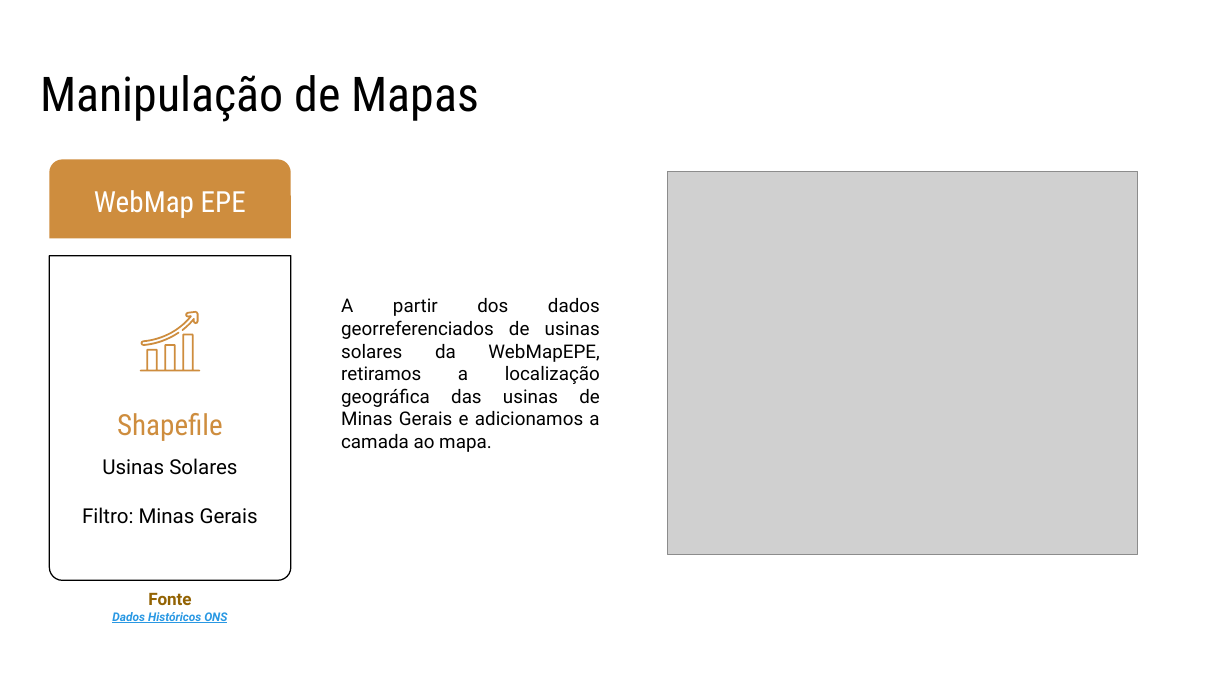
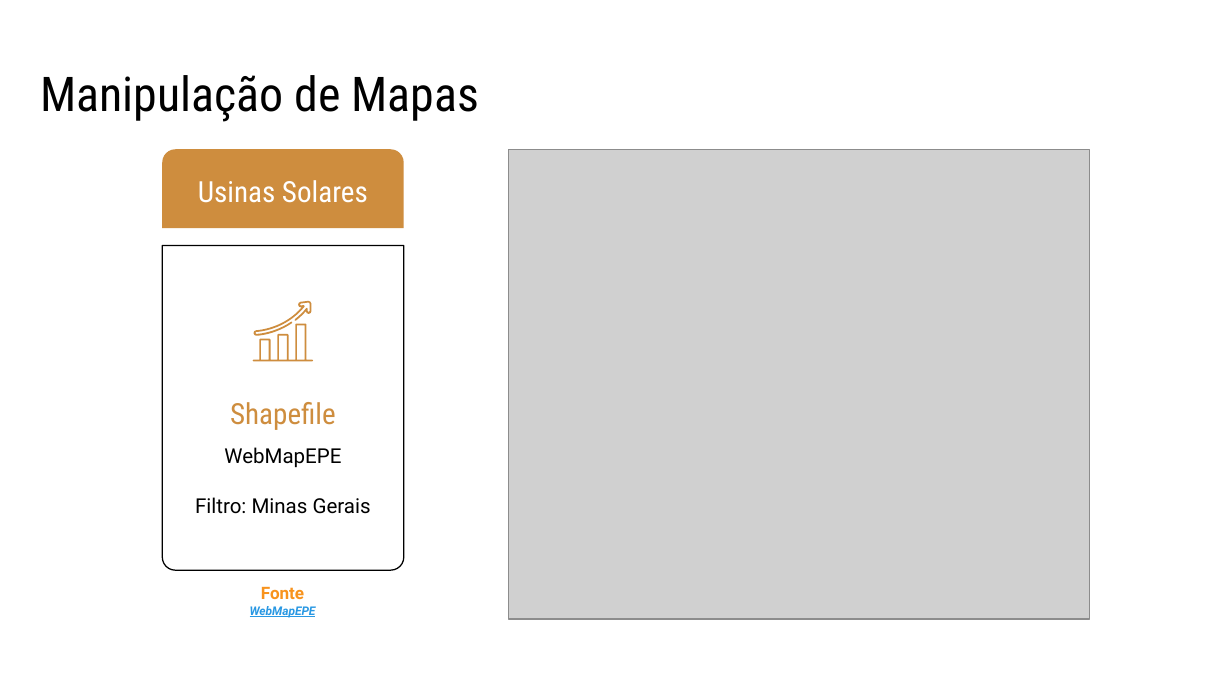
Before and after one commit to afazevedo/RadiantForecast, a slide deck: slide 11 of docs/presentation.pptx. Drawn at 1232x693 pixels with LibreOffice and Linux fonts; fonts in the diff are those of the drawing; grey boxes stand for pictures. Boxes give left, top, right and bottom in pixels: in the first picture for what was removed or moved away, otherwise in the second. Text is boxed around its words. In the diff, an @@ line names an element or a change of style, - is before the commit and + after.

```diff
--- a/docs/presentation.pptx
+++ b/docs/presentation.pptx
@@ 2 freeform shapes, 2 round same rects: place and size @@
-2 freeform shapes, 2 round same rects at [49, 159, 291, 580]
+2 freeform shapes, 2 round same rects at [163, 149, 404, 569]
@@ picture: place and size @@
-picture at [668, 171, 1138, 554]
+picture at [509, 149, 1090, 618]
@@ text in round same rect at [198, 180, 368, 203]: text changed @@
-WebMap EPE
+Usinas Solares
@@ text removed at [341, 298, 600, 452] @@
-A partir dos dados georreferenciados de usinas solares da WebMapEPE, retiramos a localização geográfica das usinas de Minas Gerais e adicionamos a camada ao mapa.
@@ text "Shapefile": place and size @@
-text "Shapefile" at [117, 413, 223, 441]
+text "Shapefile" at [230, 402, 336, 430]
@@ text "WebMapEPE": place and size @@
-text "WebMapEPE" at [82, 458, 258, 524]
+text "WebMapEPE" at [195, 447, 371, 514]
@@ text at [224, 447, 341, 468]: text changed @@
-Usinas Solares
+WebMapEPE
@@ text removed at [112, 592, 227, 623] @@
-Fonte
-Dados Históricos ONS
@@ text added at [250, 587, 316, 618], 7 pt, text #2998E3, bold, italic, underline @@
+Fonte
+WebMapEPE
```
Also in this commit, not shown: 18 other slides changed, 3 slides added, 3 slides removed, 4 other files.
